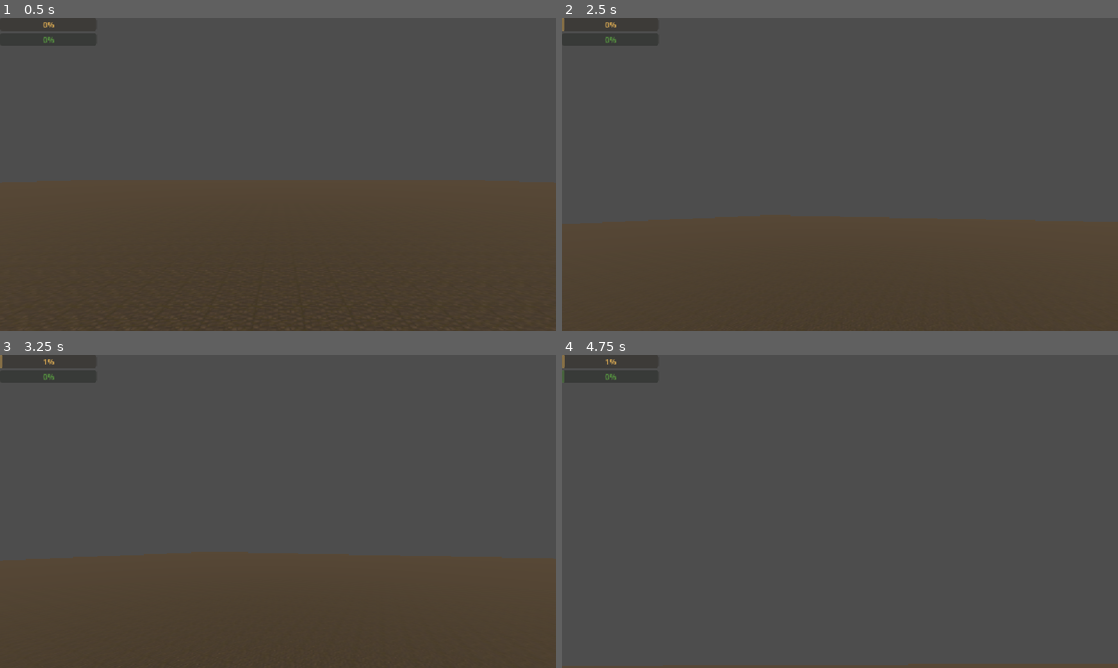
Above: before the commit, frames 1-4 (two rows, left to right).
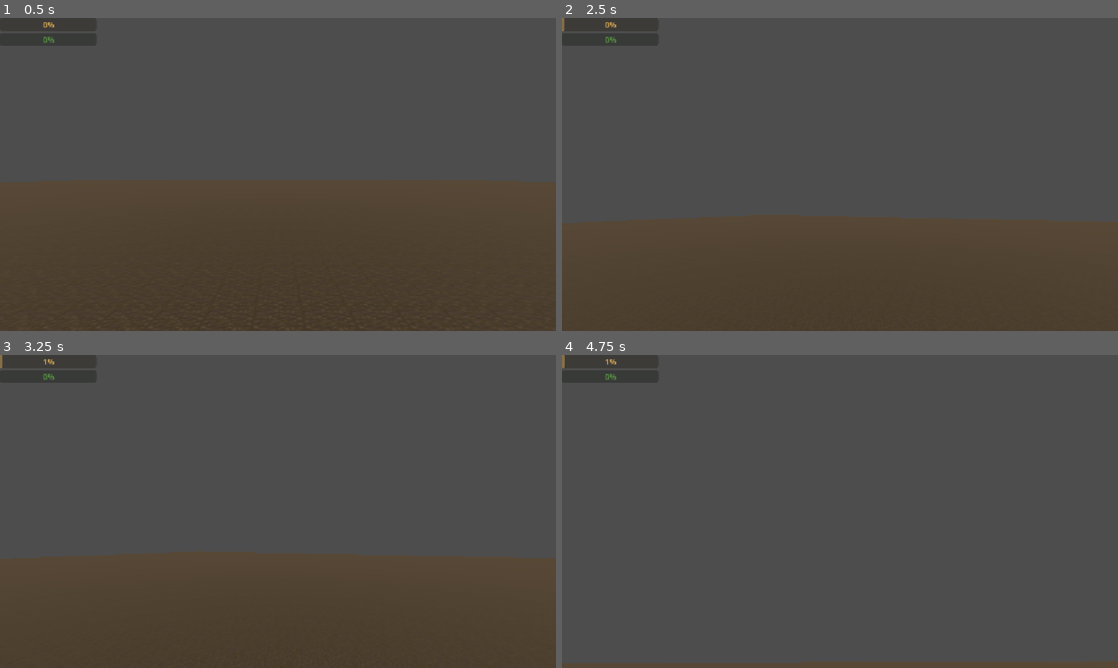
Above: after the commit, the same moments.

Repository: HONKgames/mouse-owl
Game: Godot game, scene res://main.tscn
Same seed, same stepped clock (60 frames per second), same inputs: the game is played once before the commit and once after it.
Inputs (mouse positions are in pixels of both pictures, inside the frame that each line leads up to):
- Up to frame 1 (0.5 s): no input
- Up to frame 2 (2.5 s): tap Enter at 0.5 s; move the mouse to (867, 174) at 0.52 s; hold W (move_forward) 0.53-1.28 s; hold Shift (sprint) 0.53-1.28 s; click (867, 174) at 0.6 s; tap Space (jump) at 0.77, 1.52, 2 s; move the mouse to (728, 190) at 1.27 s; hold S (move_backward) 1.28-2.03 s; tap Shift (sprint) at 1.35 s; click (728, 190) at 1.55 s; move the mouse to (851, 168) at 2.02 s; hold W (move_forward) from 2.03 s (still down); hold Shift (sprint) from 2.03 s (still down); click (851, 168) at 2.1 s
- Up to frame 3 (3.25 s): keep holding W (move_forward); move the mouse to (250, 574) at 2.77 s; release Shift (sprint) at 2.78 s; tap Shift (sprint) at 2.85 s; tap Space (jump) at 3.02 s; click (250, 574) at 3.05 s
- Up to frame 4 (4.75 s): move the mouse to (878, 514) at 3.52 s; hold Shift (sprint) 3.53-4.28 s; click (878, 514) at 3.6 s; tap Space (jump) at 3.77, 4.52 s; tap Enter at 4.25 s; move the mouse to (673, 464) at 4.27 s; release W (move_forward) at 4.28 s; hold A (move_left) from 4.28 s (still down); tap Shift (sprint) at 4.35 s; click (673, 464) at 4.55 s

Frame 1 is identical in both runs. In frame 4, less than 0.1% of the frame differs, in the area x 0-1%, y 4-9%.

Commit message:
Fixed TimeGlobal autoload var and strange turning velocity handling for player control

Diff:
--- a/player.gd
+++ b/player.gd
@@ -1,9 +1,10 @@
 extends CharacterBody3D
 
 const GRAVITY = -24.8
-const MAX_SPEED = 15.0
+const MAX_SPEED = 8.0
 const JUMP_SPEED = 10.0
 const ACCEL = 10.0
+const TURN_ACCEL = 60.0
 const DEACCEL = 100.0
 const MAX_SLOPE_ANGLE = 40.0
 const SPEED_MULTIPLIER = 1.6
@@ -78,9 +79,13 @@
 	var hvel = velocity
 	hvel.y = 0
 	var target = dir * current_speed
-	var acceleration = ACCEL if dir != Vector3.ZERO else DEACCEL
-	velocity.x = move_toward(hvel.x, target.x, acceleration * delta)
-	velocity.z = move_toward(hvel.z, target.z, acceleration * delta)
+	var acceleration = DEACCEL
+	if dir != Vector3.ZERO:
+		# Turn quickly when the current momentum points against the new input.
+		acceleration = TURN_ACCEL if hvel.dot(dir) < 0.0 else ACCEL
+	hvel = hvel.move_toward(target, acceleration * delta)
+	velocity.x = hvel.x
+	velocity.z = hvel.z
 
 	move_and_slide()
 
--- a/project.godot
+++ b/project.godot
@@ -17,7 +17,7 @@
 
 [autoload]
 
-TimeGlobal="*uid://cljbyf00j4xgi"
+TimeGlobal="*res://global/Time.gd"
 
 [display]
 
@@ -60,14 +60,14 @@
 "events": [Object(InputEventMouseButton,"resource_local_to_scene":false,"resource_name":"","device":-1,"window_id":0,"a …(253 unchanged characters)…
 ]
 }
+sprint={
+"deadzone": 0.2,
+"events": [Object(InputEventKey,"resource_local_to_scene":false,"resource_name":"","device":16,"window_id":0,"alt_pressed":false,"shift_pressed":false,"ctrl_pressed":false,"meta_pressed":false,"pressed":false,"keycode":0,"physical_keycode":4194325,"key_label":0,"unicode":0,"location":0,"echo":false,"script":null)
+]
+}
 interact={
 "deadzone": 0.2,
 "events": [Object(InputEventKey,"resource_local_to_scene":false,"resource_name":"","device":-1,"window_id":0,"alt_press …(192 unchanged characters)…
-]
-}
-sprint={
-"deadzone": 0.2,
-"events": [Object(InputEventKey,"resource_local_to_scene":false,"resource_name":"","device":16,"window_id":0,"alt_pressed":false,"shift_pressed":false,"ctrl_pressed":false,"meta_pressed":false,"pressed":false,"keycode":0,"physical_keycode":4194325,"key_label":0,"unicode":0,"location":0,"echo":false,"script":null)
 ]
 }
 
--- a/systems/needs.gd
+++ b/systems/needs.gd
@@ -3,6 +3,7 @@
 var hunger: float = 0.0
 @export var hunger_per_hour: float = 10.0
 @export var hunger_growth_per_day: float = 0.0
+
 var fatigue: float = 0.0
 @export var has_fatigue: bool = true
 @export var fatigue_per_hour: float = 5.0
Not shown: 1 places in main.tscn that only renumber resources
